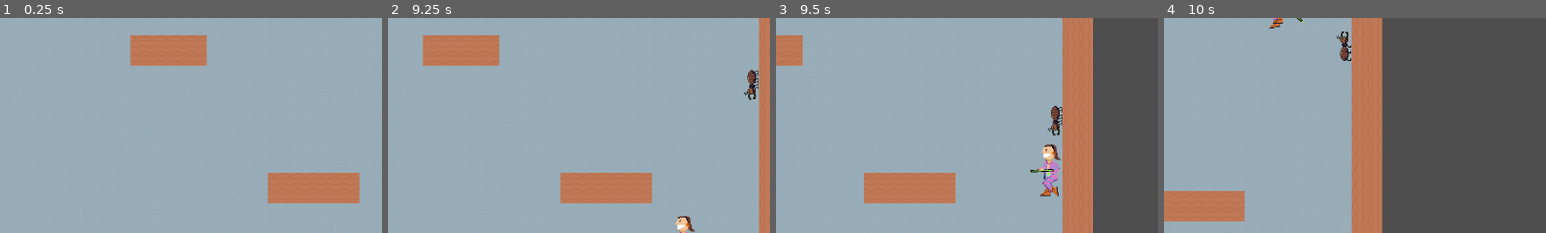
Above: before the commit, frames 1-4 (left to right).
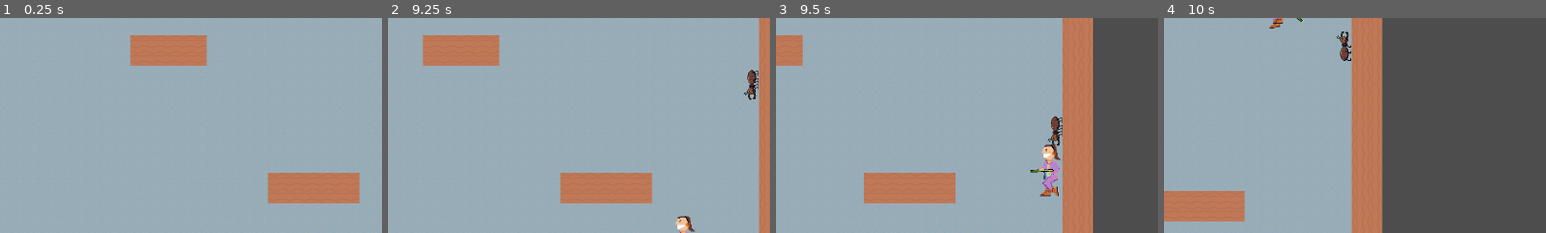
Above: after the commit, the same moments.

Repository: deruitda/ludum-dare-56
Game: Godot game, scene res://scenes/levels/termite_extermination_andrew.tscn
Two runs of this game, one before a commit and one after it. Both use one fixed random seed, a clock stepped at 60 frames per second and the inputs below.
Inputs (mouse positions are % of the whole screen's width and height, from its top left):
- Up to frame 1 (0.25 s): no input
- Up to frame 2 (9.25 s): move the mouse to (72, 45) at 0.52 s; hold D (move_right) 0.53-2.03 s; click (72, 45) at 0.6 s; tap Space (jump) at 0.77, 1.07, 1.52, 1.82, 3.02, 3.32, 3.77, 4.07, 4.52, 4.82, 6.02, 6.32, 6.77, 7.07, 7.52, 7.82, 9.02 s; move the mouse to (30, 55) at 1.27 s; click (30, 55) at 1.35 s; move the mouse to (60, 28) at 2.02 s; hold A (move_left) 2.03-2.78 s; click (60, 28) at 2.1 s; move the mouse to (45, 70) at 2.77 s; hold D (move_right) 2.78-4.28 s; click (45, 70) at 2.85 s; move the mouse to (80, 65) at 3.52 s; click (80, 65) at 3.6 s; move the mouse to (20, 35) at 4.27 s; hold A (move_left) 4.28-5.03 s; click (20, 35) at 4.35 s; move the mouse to (55, 50) at 5.02 s; hold D (move_right) 5.03-5.78 s; click (55, 50) at 5.1 s; move the mouse to (35, 25) at 5.77 s; hold A (move_left) 5.78-7.28 s; click (35, 25) at 5.85 s; move the mouse to (72, 45) at 6.52 s; click (72, 45) at 6.6 s; move the mouse to (30, 55) at 7.27 s; hold D (move_right) from 7.28 s (still down); click (30, 55) at 7.35 s; move the mouse to (60, 28) at 8.02 s; click (60, 28) at 8.1 s; move the mouse to (45, 70) at 8.77 s; click (45, 70) at 8.85 s
- Up to frame 3 (9.5 s): keep holding D (move_right); tap Space (jump) at 9.32 s
- Up to frame 4 (10 s): move the mouse to (80, 65) at 9.52 s; release D (move_right) at 9.53 s; hold A (move_left) from 9.53 s (still down); click (80, 65) at 9.6 s; tap Space (jump) at 9.77 s
The pictures show only the part of the screen within x 41-91%, y 32-82%; the shares and areas given below are measured in that part.

Frames 1-2 are identical in both runs. In frame 3, 0.4% of the frame differs, in the area x 71-75%, y 40-60%; in frame 4, nothing differs.

Commit message:
rage speed

Diff:
--- a/scenes/enemies/termite_soldier.gd
+++ b/scenes/enemies/termite_soldier.gd
@@ -10,6 +10,9 @@
 @onready var is_raging: bool = false
 @export var wall_is_right: bool = true
 @export var start_walking_up: bool = true
+
+@onready var _rage_speed: float = 600.0
+@onready var _walk_speed: float = 300.0
 
 func _ready() -> void:
 	if start_walking_up:
@@ -36,8 +39,10 @@
 func _physics_process(delta: float) -> void:
 	if player_is_in_rage_view():
 		is_raging = true
+		velocity_component.max_speed = _rage_speed
 	else:
 		is_raging = false
+		velocity_component.max_speed = _walk_speed
 
 	if is_on_wall() and (is_on_ceiling() || is_on_floor()):
 		enemy_walk_direction.toggle_current_direction()
--- a/scenes/enemies/termite_soldier.tscn
+++ b/scenes/enemies/termite_soldier.tscn
@@ -151,5 +151,4 @@
 [node name="RageRay" type="RayCast2D" parent="."]
 rotation = -1.5708
 target_position = Vector2(0, 500)
-collision_mask = 7
 collide_with_areas = true
